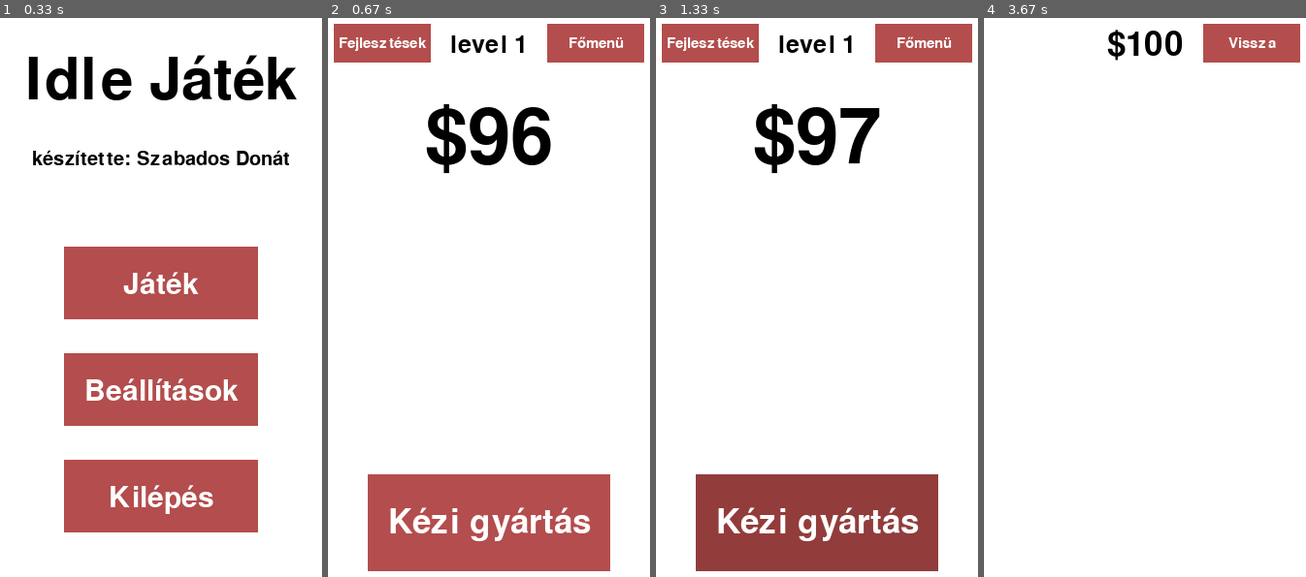
Above: before the commit, frames 1-4 (left to right).
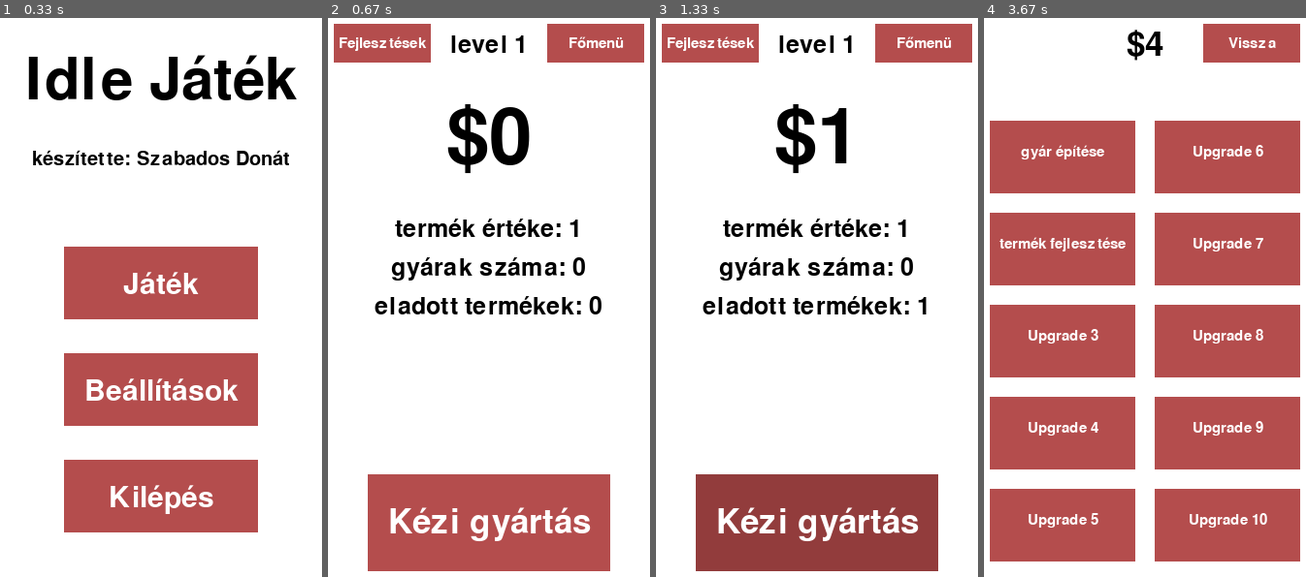
Above: after the commit, the same moments.

Repository: szabadosdonat/idlegame
Game: pygame game, started from idle_pygame.py
Two runs of this game, one before a commit and one after it. Both use one fixed random seed, a clock stepped at 60 frames per second and the inputs below.
Inputs (mouse positions are in pixels of both pictures, inside the frame that each line leads up to):
- Up to frame 1 (0.33 s): no input
- Up to frame 2 (0.67 s): click (489, 314) at 0.38 s
- Up to frame 3 (1.33 s): click "Kilépés" at 1.22 s
- Up to frame 4 (3.67 s): press the mouse at (1145, 280) at 1.53 s; move the mouse to (1106, 392) at 1.63 s; release the mouse at (1067, 509) at 1.77 s; press the mouse at (1145, 386) at 1.87 s; move the mouse to (1109, 258) at 1.97 s; release the mouse at (1077, 124) at 2.1 s; click "Kilépés" at 2.22 s; press the mouse at (1061, 247) at 2.53 s; move the mouse to (1038, 308) at 2.63 s; release the mouse at (1012, 364) at 2.77 s; press the mouse at (1145, 493) at 2.87 s; move the mouse to (1099, 498) at 2.97 s; release the mouse at (1051, 504) at 3.1 s; press the mouse at (1145, 386) at 3.2 s; move the mouse to (1083, 459) at 3.3 s; release the mouse at (1022, 532) at 3.43 s; click "Fejlesztések" at 3.55 s

Frame 1 is identical in both runs. In frame 2, 5.4% of the frame differs, in the area x 14-85%, y 15-54%; in frame 3, 5.4%; in frame 4, 58%, in the area x 1-99%, y 2-98%.

Commit message:
update 0.2

Diff:
--- /dev/null
+++ b/devlog.txt
@@ -0,0 +1,8 @@
+update 0.1
+- options menu
+- money display
+
+update 0.2
+- money generating factories
+- upgradeable product
+- statistics on screen (number of factories, product worth, number of products sold)
--- a/idle_pygame.py
+++ b/idle_pygame.py
@@ -1,11 +1,19 @@
 import pygame
+
+"""
+update 0.2
+
+"""
 
 # global variables
 button_pressed = False
 screen_width = 360
 screen_heigth = 640
-money = 96  # starting money
-level = 1 # starting level
+money = 0           # starting money
+level = 1           # starting level
+factories = 0       # factories auto-generate money
+product_value = 1   # value of one product
+sold_products = 0   # number of sold products
 
 
 # ToDo: inherit Button and Text from Thing/Object class
@@ -40,7 +48,7 @@
         self.width = width
         self.heigth = heigth
         self.text_size = text_size
-        self.active = False     # True if button is on screen, needed for overlapping frames with buttons
+        self.active = False  # True if button is on screen, needed for overlapping frames with buttons
 
     @property
     def get_width(self):
@@ -80,7 +88,7 @@
         font = pygame.font.Font('freesansbold.ttf', self.text_size)
         text_img = font.render(self.text, True, colors[3])
         text_len = text_img.get_width()
-        screen.blit(text_img, (self.x + int(self.width / 2) - int(text_len / 2), self.y + (self.heigth/3)))
+        screen.blit(text_img, (self.x + int(self.width / 2) - int(text_len / 2), self.y + (self.heigth / 3)))
         return action
 
 
@@ -114,6 +122,7 @@
 
     # buttons
     # ToDo: make button coordinates relative to screen dimensions
+    # ToDo: name buttons properly
     b11 = Button('Játék', x=80, y=250)
     b12 = Button('Beállítások', x=80, y=360)
     b13 = Button('Kilépés', x=80, y=470)
@@ -121,6 +130,16 @@
     b22 = Button('Főmenü', x=240, y=20, width=100, heigth=40, text_size=15)
     b23 = Button('Kézi gyártás', x=55, y=485, width=250, heigth=100, text_size=35)
     b31 = Button('Vissza', x=240, y=20, width=100, heigth=40, text_size=15)
+    b32 = Button('gyár építése', x=20, y=120, width=150, heigth=75, text_size=15)
+    b33 = Button('termék fejlesztése', x=20, y=215, width=150, heigth=75, text_size=15)
+    b34 = Button('Upgrade 3', x=20, y=310, width=150, heigth=75, text_size=15)
+    b35 = Button('Upgrade 4', x=20, y=405, width=150, heigth=75, text_size=15)
+    b36 = Button('Upgrade 5', x=20, y=500, width=150, heigth=75, text_size=15)
+    b37 = Button('Upgrade 6', x=190, y=120, width=150, heigth=75, text_size=15)
+    b38 = Button('Upgrade 7', x=190, y=215, width=150, heigth=75, text_size=15)
+    b39 = Button('Upgrade 8', x=190, y=310, width=150, heigth=75, text_size=15)
+    b310 = Button('Upgrade 9', x=190, y=405, width=150, heigth=75, text_size=15)
+    b311 = Button('Upgrade 10', x=190, y=500, width=150, heigth=75, text_size=15)
     b41 = Button('Vissza', x=240, y=20, width=100, heigth=40, text_size=15)
     b42 = Button('option 1', x=80, y=140)
     b43 = Button('option 2', x=80, y=250)
@@ -132,29 +151,47 @@
     t12 = Text('készítette: Szabados Donát', 20, x=None, y=150)
     t21 = Text(f'${money}', 80, x=None, y=100)
     t22 = Text(f'level {level}', 25, x=None, y=30)
+    t23 = Text(f'termék értéke: {product_value}', 25, x=None, y=220)
+    t24 = Text(f'gyárak száma: {factories}', 25, x=None, y=260)
+    t25 = Text(f'eladott termékek: {sold_products}', 25, x=None, y=300)
     t31 = Text(f'${money}', 35, x=None, y=25)
 
     # frames
     f1 = Frame('Main Menu', b11, b12, b13, t11, t12)
-    f2 = Frame('Home Screen', b21, b22, b23, t21, t22)
-    f3 = Frame('Upgrades', b31, t31)
+    f2 = Frame('Home Screen', b21, b22, b23, t21, t22, t23, t24, t25)
+    f3 = Frame('Upgrades', b31, b32, b33, b34, b35, b36, b37, b38, b39, b310, b311, t31)
     f4 = Frame('Beállítások', b41, b42, b43, b44, b45)
 
     # the frame set here shows up on game start, for now it's the main menu
     current_frame = f1
+
+    # event for factory money generating
+    EVENT_FACTORY = pygame.USEREVENT + 1
 
     # game loop
     running = True
     clock = pygame.time.Clock()
 
     while running:
-
         clock.tick(60)
+
+        # makes money and updates the money displays
+        def make_money(value):
+            global money
+            money += value
+            t21.set_value(f'${money}')
+            t31.set_value(f'${money}')
+
 
         for event in pygame.event.get():
             if event.type == pygame.QUIT:
                 running = False
-
+            elif event.type == EVENT_FACTORY:
+                sold_products += 1
+                make_money(product_value)
+                t25.set_value(f'eladott termékek: {sold_products}')
+
+        # navigation buttons
         if b11.draw_button():
             current_frame.hide_frame()
             current_frame = f2
@@ -174,18 +211,35 @@
             current_frame.hide_frame()
             current_frame = f1
 
+        if b31.draw_button():
+            current_frame.hide_frame()
+            current_frame = f2
+
+        if b41.draw_button():
+            current_frame.hide_frame()
+            current_frame = f1
+
+        # kézi gyártás gomb
         if b23.draw_button():
-            money += 1
-            t21.set_value(f'${money}')
-            t31.set_value(f'${money}')
-
-        if b31.draw_button():
-            current_frame.hide_frame()
-            current_frame = f2
-
-        if b41.draw_button():
-            current_frame.hide_frame()
-            current_frame = f1
+            sold_products += 1
+            make_money(product_value)
+            t25.set_value(f'eladott termékek: {sold_products}')
+
+        # upgrade buttons (b32-b311)
+        if b32.draw_button():   # gyár építése
+            factories += 1
+            pygame.time.set_timer(EVENT_FACTORY, 1000 // factories)
+            t23.set_value(f'gyárak száma: {factories}') # have to update both, otherwise they both show the same string until both upgraded
+            t24.set_value(f'termék értéke: {product_value}')
+            t25.set_value(f'eladott termékek: {sold_products}')
+
+        if b33.draw_button():   # termék fejlesztése
+            product_value += 1
+            t23.set_value(f'gyárak száma: {factories}')
+            t24.set_value(f'termék értéke: {product_value}')
+            t25.set_value(f'eladott termékek: {sold_products}')
+            if factories > 0:
+                pygame.time.set_timer(EVENT_FACTORY, 1000 // factories)
 
         current_frame.draw_frame()
 
